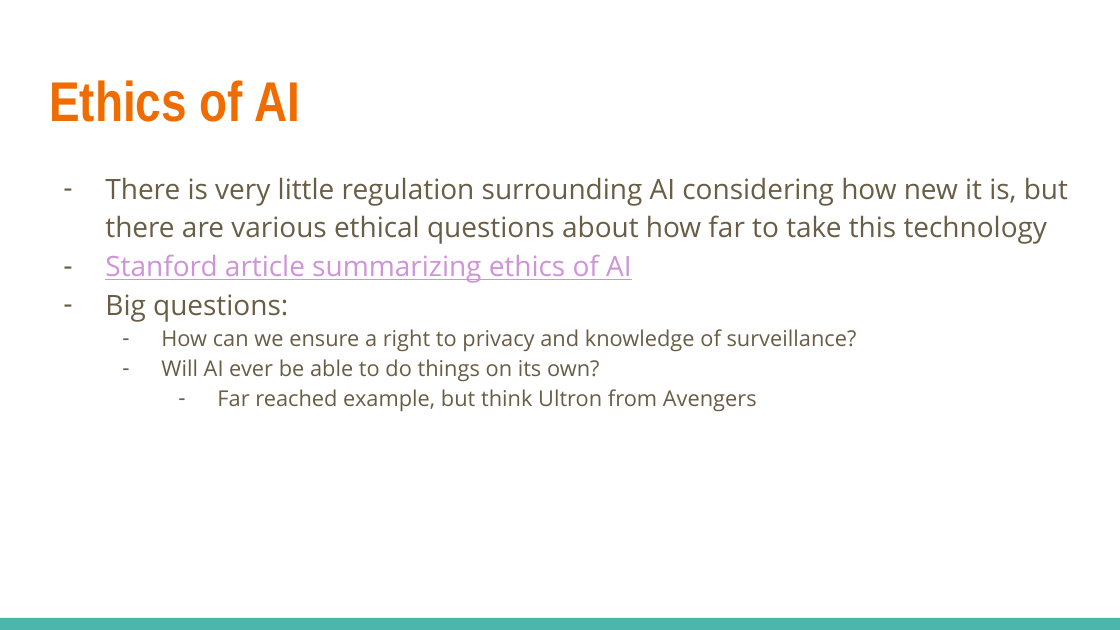
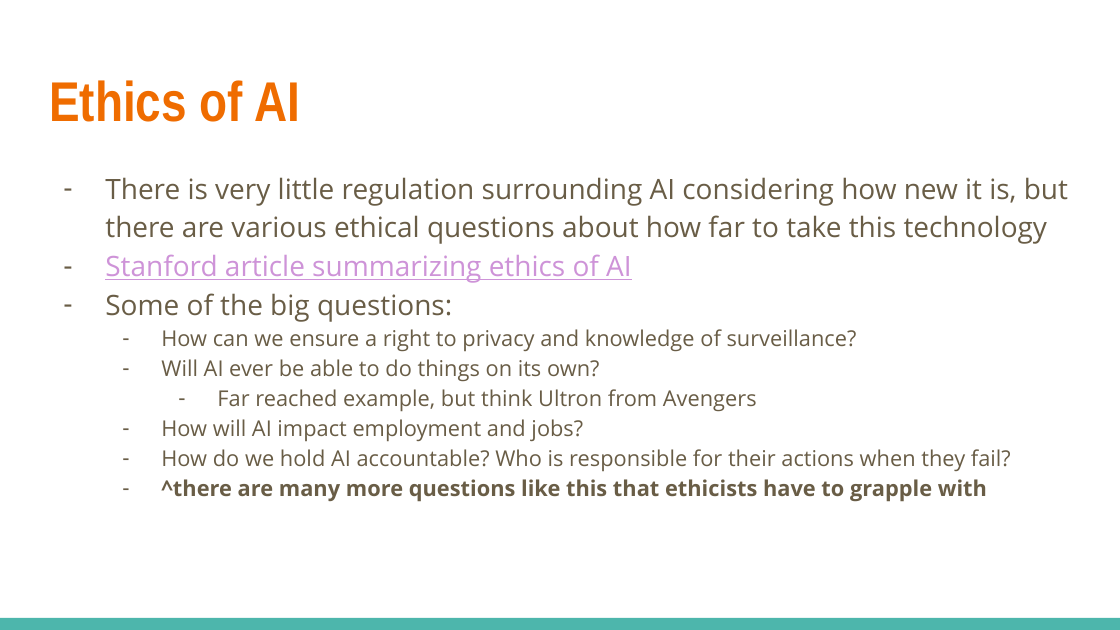
Before and after one commit to Intro-Course-AI-ML/LessonMaterials, a slide deck: slide 12 of 1_AI Course Presentation.pptx (slide 11 before the commit). Drawn at 1120x630 pixels with LibreOffice and Linux fonts; fonts in the diff are those of the drawing. Boxes give left, top, right and bottom in pixels: in the first picture for what was removed or moved away, otherwise in the second. Text is boxed around its words. In the diff, an @@ line names an element or a change of style, - is before the commit and + after.

```diff
--- a/1_AI Course Presentation.pptx
+++ b/1_AI Course Presentation.pptx
@@ text at [105, 293, 452, 322]: text changed @@
-– Big questions:
+– Some of the big questions:
@@ text at [161, 419, 1011, 502]: paragraphs added @@
+  – How will AI impact employment and jobs?
+  – How do we hold AI accountable? Who is responsible for their actions when they fail?
+  – ^there are many more questions like this that ethicists have to grapple with
```
Also in this commit, not shown: 11 other slides changed, 5 slides added, 2 slides removed, 1 other file.
